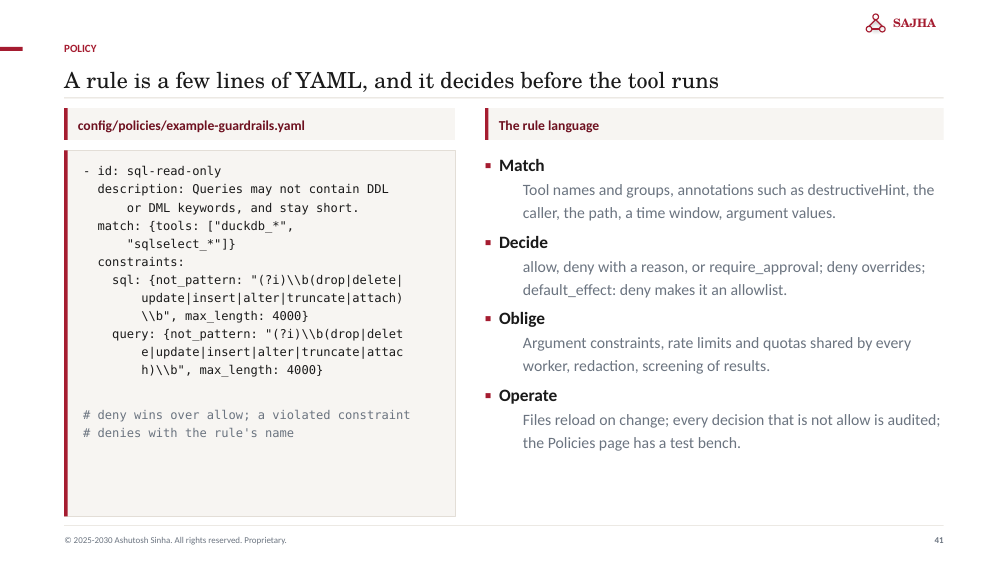
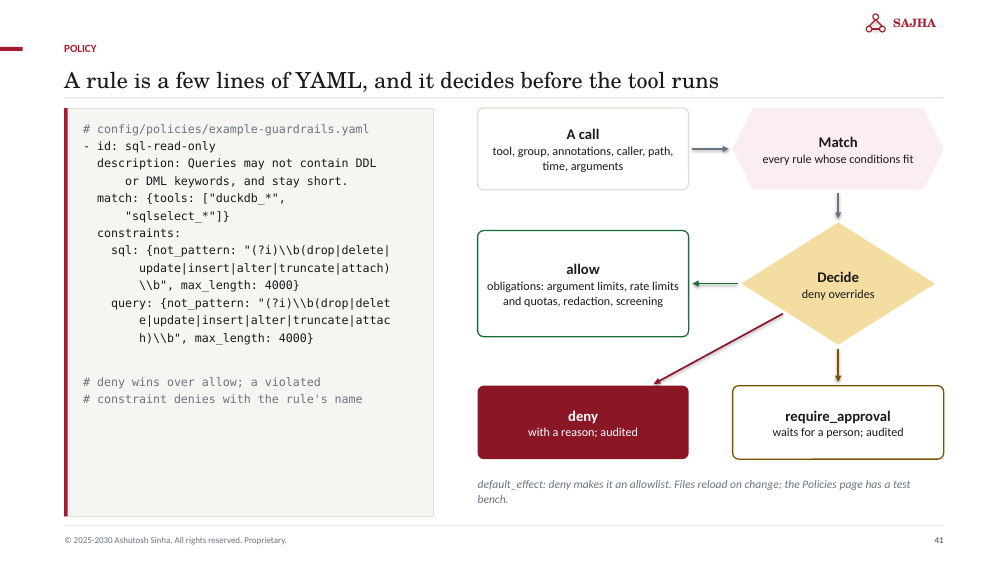
Before and after one commit to ajsinha/sajhamcpserver, a slide deck: slide 41 of docs/publications/SAJHA-MCP-Server.pptx. Drawn at 1008x567 pixels with LibreOffice and Linux fonts; fonts in the diff are those of the drawing. Boxes give left, top, right and bottom in pixels: in the first picture for what was removed or moved away, otherwise in the second. Text is boxed around its words. In the diff, an @@ line names an element or a change of style, - is before the commit and + after.

```diff
--- a/docs/publications/SAJHA-MCP-Server.pptx
+++ b/docs/publications/SAJHA-MCP-Server.pptx
@@ rectangle: place and size @@
-rectangle at (64, 150, 67, 516)
+rectangle at (64, 108, 67, 516)
@@ rectangle: place and size @@
-rectangle at (64, 150, 455, 516)
+rectangle at (64, 108, 434, 516)
@@ rectangle removed at (64, 108, 455, 140) @@
@@ rectangle removed at (64, 108, 67, 140) @@
@@ rounded rectangle added at (478, 108, 689, 190), fill #FFFFFF, outline #E3DED7 1.25 pt, 11.5 pt, text #1A1A1A @@
+A call
+tool, group, annotations, caller, path, time, arguments
@@ rectangle removed at (485, 108, 944, 140) @@
@@ rectangle removed at (485, 108, 488, 140) @@
@@ hexagon added at (733, 108, 944, 190), fill #FBEEF0, 11.5 pt, text #1A1A1A @@
+Match
+every rule whose conditions fit
@@ text removed at (78, 120, 305, 133) @@
-config/policies/example-guardrails.yaml
@@ text "# config/policies/example-guardrails.yaml": place and size @@
-text "# config/policies/example-guardrails.yaml" at (98, 166, 411, 437)
+text "# config/policies/example-guardrails.yaml" at (97, 124, 391, 403)
@@ text at (97, 124, 370, 136): paragraph added @@
+# config/policies/example-guardrails.yaml
@@ text at (97, 141, 391, 345): size 11.5 to 11.1 pt in "- id: sql-read-only", "description: Queries may not contain DDL", "or DML keywords, and stay short.", "match: {tools: ["duckdb_*"," and 8 more places @@
@@ text removed at (499, 120, 599, 133) @@
-The rule language
@@ arrow added from (693, 149) to (729, 149), #6B7480 1.6 pt @@
@@ arrow added from (839, 194) to (839, 219), #6B7480 1.6 pt @@
@@ rounded rectangle added at (478, 231, 689, 337), fill #FFFFFF, outline #1E6B3A 1.25 pt, 11.5 pt, text #1A1A1A @@
+allow
+obligations: argument limits, rate limits and quotas, redaction, screening
@@ diamond added at (742, 222, 935, 345), fill #F4DDA0, 11.5 pt, text #1A1A1A @@
+Decide
+deny overrides
@@ arrow added from (738, 284) to (693, 284), #1E6B3A 1.6 pt @@
@@ arrow added from (783, 314) to (654, 384), #8A1626 1.6 pt @@
@@ arrow added from (839, 349) to (839, 382), #7A5200 1.6 pt @@
@@ text at (97, 377, 363, 403): text changed; size 11.5 to 11.1 pt @@
-# deny wins over allow; a violated constraint
-# denies with the rule's name
+# deny wins over allow; a violated
+# constraint denies with the rule's name
@@ rounded rectangle added at (478, 386, 689, 459), fill #8A1626, 11.5 pt, text #FFFFFF @@
+deny
+with a reason; audited
@@ rounded rectangle added at (733, 386, 944, 459), fill #FFFFFF, outline #7A5200 1.25 pt, 11.5 pt, text #1A1A1A @@
+require_approval
+waits for a person; audited
@@ text at (478, 480, 911, 503): text changed; size 15 to 11 pt; italic on @@
-▪ Match
-  Tool names and groups, annotations such as destructiveHint, the caller, the path, a time window, argument values.
-▪ Decide
-  allow, deny with a reason, or require_approval; deny overrides; default_effect: deny makes it an allowlist.
-▪ Oblige
-  Argument constraints, rate limits and quotas shared by every worker, redaction, screening of results.
-▪ Operate
-  Files reload on change; every decision that is not allow is audited; the Policies page has a test bench.
+default_effect: deny makes it an allowlist. Files reload on change; the Policies page has a test bench.
```
Also in this commit, not shown: 34 other slides changed, 9 other files.
